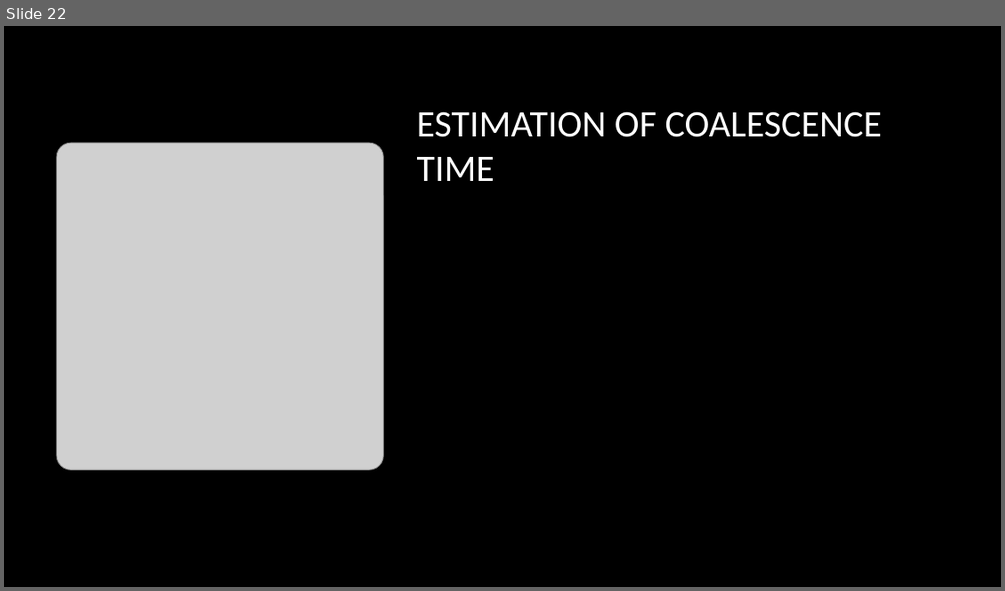
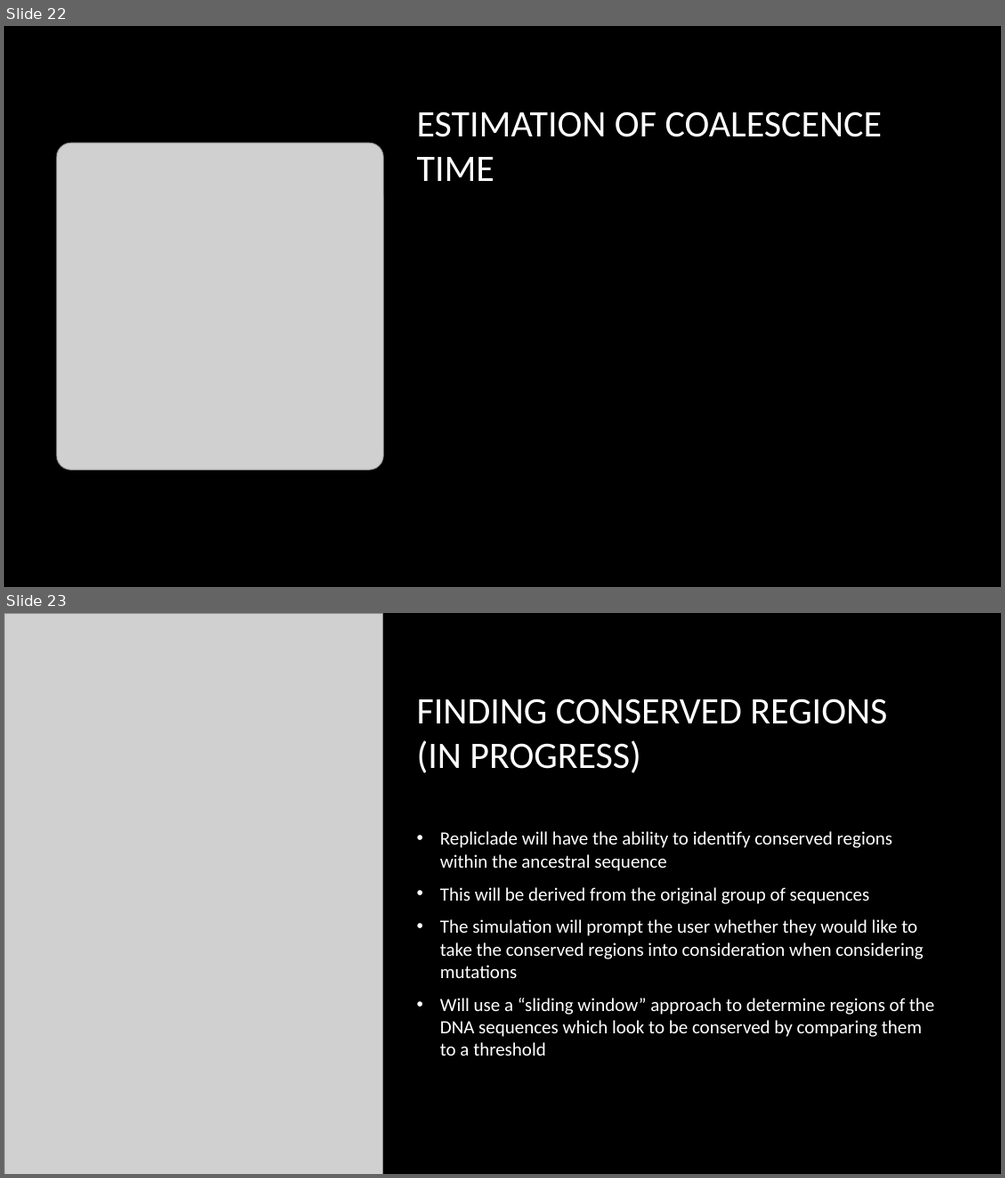
Before and after one commit to hakidehari/RepliClade, a slide deck: Repliclade_final/Repliclade.pptx. Shown one above the other, each under a label of ours: slide 22 before the commit, slides 22 and 23 after it. The pictures are 1005x591 and 1005x1178 pixels, drawn with LibreOffice and Linux fonts; fonts in the diff are those of the drawing; grey boxes stand for pictures; background and template pictures are left out. Boxes give left, top, right and bottom in pixels: in the first picture for what was removed or moved away, otherwise in the second. Text is boxed around its words. In the diff, an @@ line names an element or a change of style, - is before the commit and + after.

```diff
--- a/Repliclade_final/Repliclade.pptx
+++ b/Repliclade_final/Repliclade.pptx
@@ slide 23 added at (x1=4, y1=613, x2=1001, y2=1174), background picture (left out) @@
@@ picture added at (x1=4, y1=613, x2=383, y2=1174) @@
@@ title added at (x1=417, y1=698, x2=887, y2=773), 36 pt, text #FFFFFF @@
+FINDING CONSERVED REGIONS (IN PROGRESS)
@@ text added at (x1=440, y1=831, x2=934, y2=1055), 18 pt, text #FFFFFF @@
+• Repliclade will have the ability to identify conserved regions within the ancestral sequence
+• This will be derived from the original group of sequences
+• The simulation will prompt the user whether they would like to take the conserved regions into consideration when considering mutations
+• Will use a “sliding window” approach to determine regions of the DNA sequences which look to be conserved by comparing them to a threshold
```
Also in this commit, not shown: 1 slide changed, 5 other slides added.
